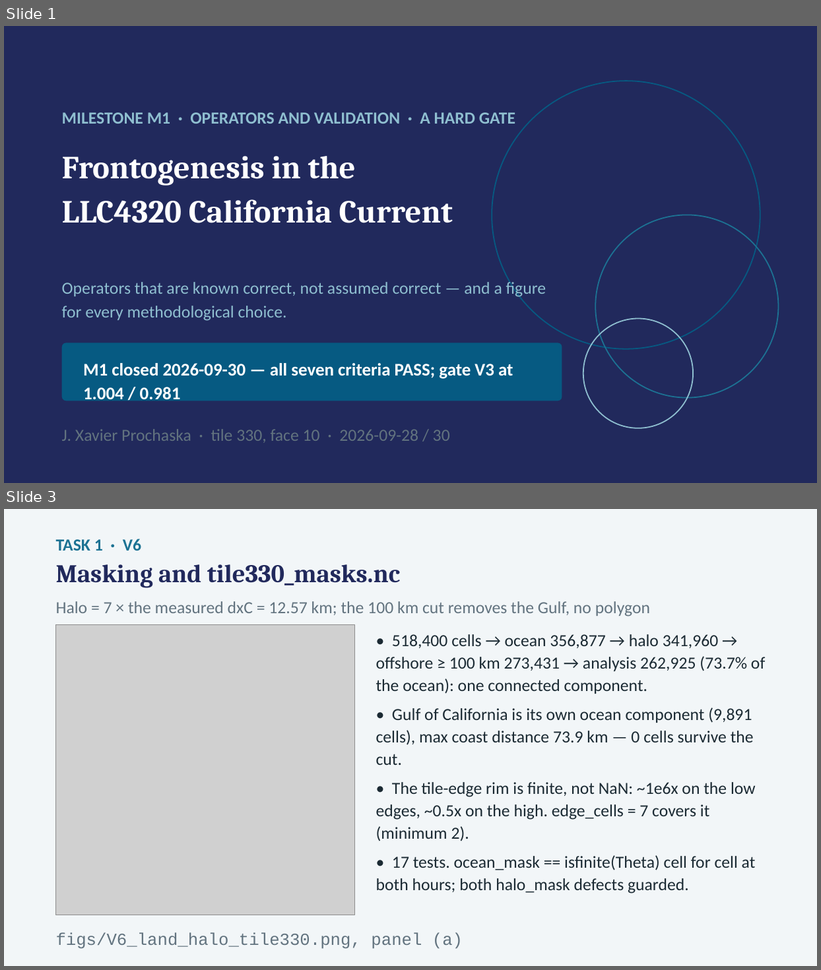
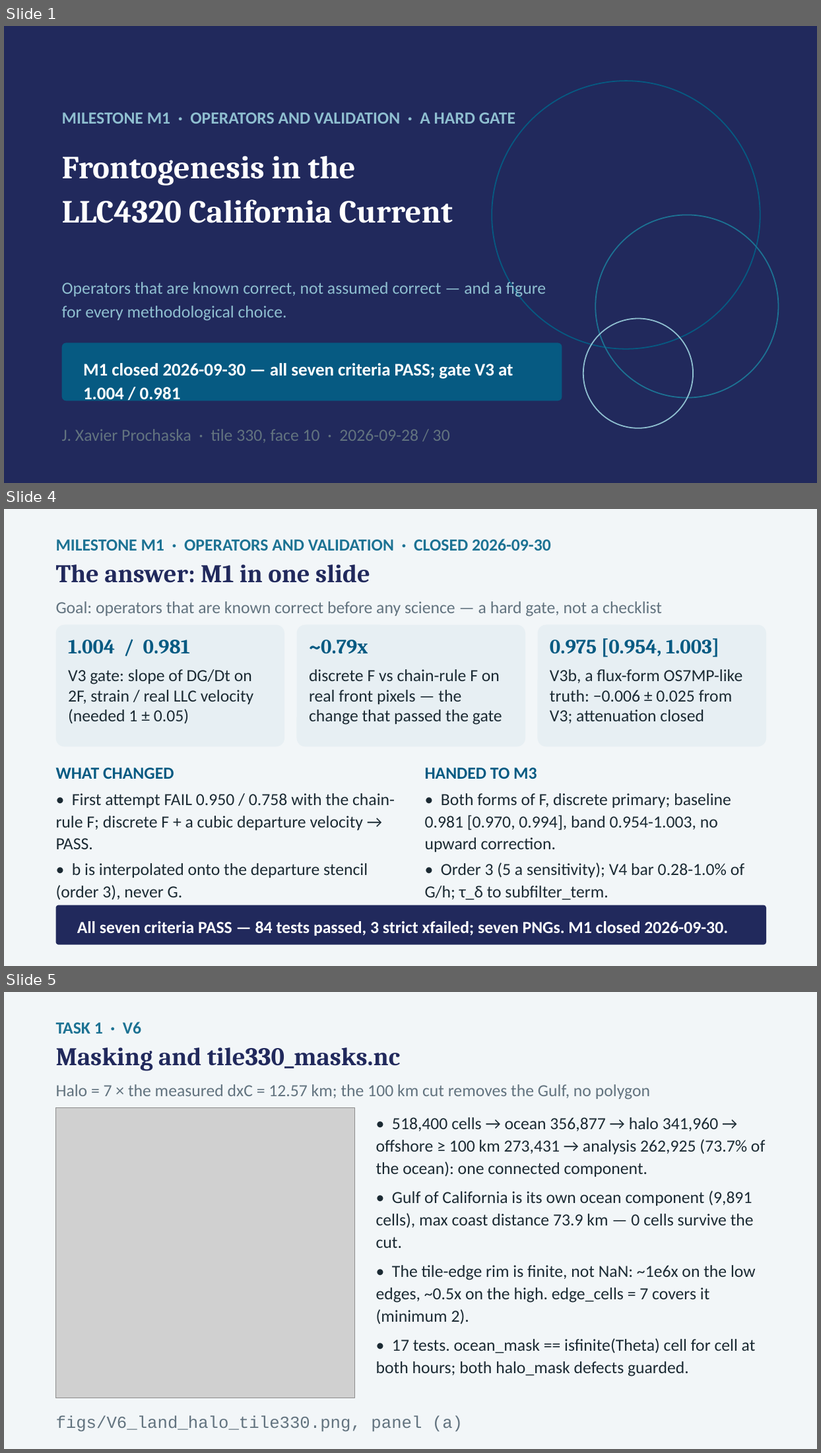
Before and after one commit to Sea-Meets-the-Stars/fronts, a slide deck: dev/frontogenesis/deck/Frontogenesis_M1_Acceptance.pptx. Shown one above the other, each under a label of ours: slides 1 and 3 before the commit, slides 1, 4 and 5 after it; the slides between them are not shown. The pictures are 821x970 and 821x1453 pixels, drawn with LibreOffice and Linux fonts; fonts in the diff are those of the drawing; grey boxes stand for pictures. Boxes give left, top, right and bottom in pixels: in the first picture for what was removed or moved away, otherwise in the second. Text is boxed around its words. In the diff, an @@ line names an element or a change of style, - is before the commit and + after.

```diff
--- a/dev/frontogenesis/deck/Frontogenesis_M1_Acceptance.pptx
+++ b/dev/frontogenesis/deck/Frontogenesis_M1_Acceptance.pptx
@@ slide 4 added at (4, 509, 817, 966), background #FFFFFF @@
@@ rectangle added at (4, 509, 817, 966), fill #F2F6F8 @@
@@ text added at (56, 539, 551, 551), 20 pt, text #1C7293, bold @@
+MILESTONE M1 · OPERATORS AND VALIDATION · CLOSED 2026-09-30
@@ text added at (56, 564, 370, 583), 30 pt, text #21295C, bold @@
+The answer: M1 in one slide
@@ text added at (56, 601, 662, 617), 20 pt, text #62737F @@
+Goal: operators that are known correct before any science — a hard gate, not a checklist
@@ rounded rectangle added at (56, 625, 284, 747), fill #E7EFF3 @@
@@ rounded rectangle added at (297, 625, 525, 747), fill #E7EFF3 @@
@@ rounded rectangle added at (538, 625, 766, 747), fill #E7EFF3 @@
@@ text added at (68, 640, 190, 654), 24 pt, text #065A82, bold @@
+1.004 / 0.981
@@ text added at (309, 640, 368, 654), 24 pt, text #065A82, bold @@
+~0.79x
@@ text added at (550, 638, 719, 657), 24 pt, text #065A82, bold @@
+0.975 [0.954, 1.003]
@@ text added at (68, 669, 254, 724), 20 pt, text #1B2A33 @@
+V3 gate: slope of DG/Dt on 2F, strain / real LLC velocity (needed 1 ± 0.05)
@@ text added at (309, 669, 502, 725), 20 pt, text #1B2A33 @@
+discrete F vs chain-rule F on real front pixels — the change that passed the gate
@@ text added at (550, 669, 743, 723), 20 pt, text #1B2A33 @@
+V3b, a flux-form OS7MP-like truth: −0.006 ± 0.025 from V3; attenuation closed
@@ text added at (56, 768, 174, 779), 20 pt, text #065A82, bold @@
+WHAT CHANGED
@@ text added at (425, 768, 537, 779), 20 pt, text #065A82, bold @@
+HANDED TO M3
@@ text added at (56, 793, 395, 900), 20 pt, text #1B2A33 @@
+• First attempt FAIL 0.950 / 0.758 with the chain-rule F; discrete F + a cubic departure velocity → PASS.
+• b is interpolated onto the departure stencil (order 3), never G.
@@ text added at (425, 793, 745, 900), 20 pt, text #1B2A33 @@
+• Both forms of F, discrete primary; baseline 0.981 [0.970, 0.994], band 0.954-1.003, no upward correction.
+• Order 3 (5 a sensitivity); V4 bar 0.28-1.0% of G/h; τ_δ to subfilter_term.
@@ rounded rectangle added at (56, 906, 766, 945), fill #21295C @@
@@ text added at (77, 921, 728, 936), 20 pt, text #FFFFFF, bold @@
+All seven criteria PASS — 84 tests passed, 3 strict xfailed; seven PNGs. M1 closed 2026-09-30.
@@ what was slide 3 is now slide 5 @@
```
Also in this commit, not shown: 2 slides changed, 3 other slides added, 3 other files.
